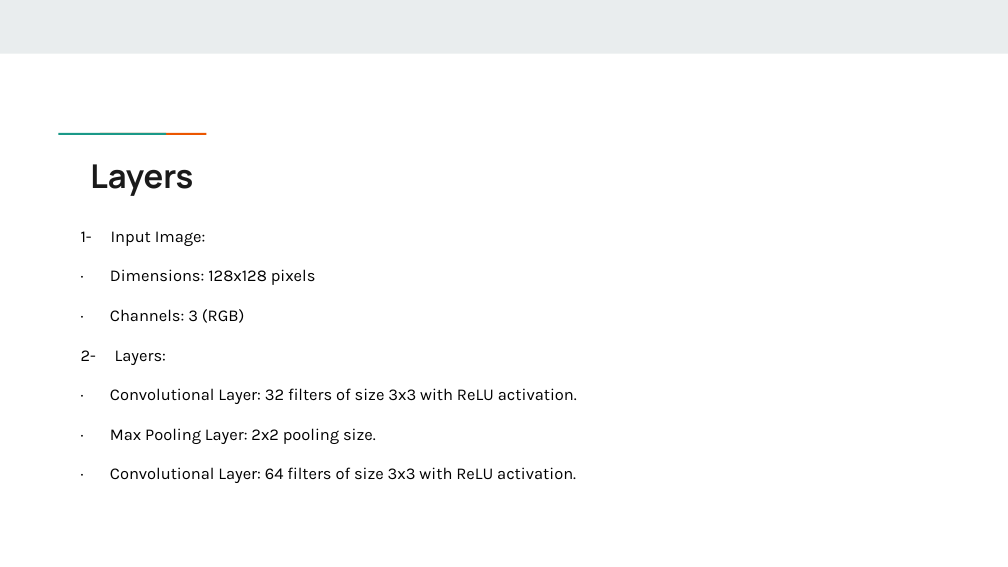
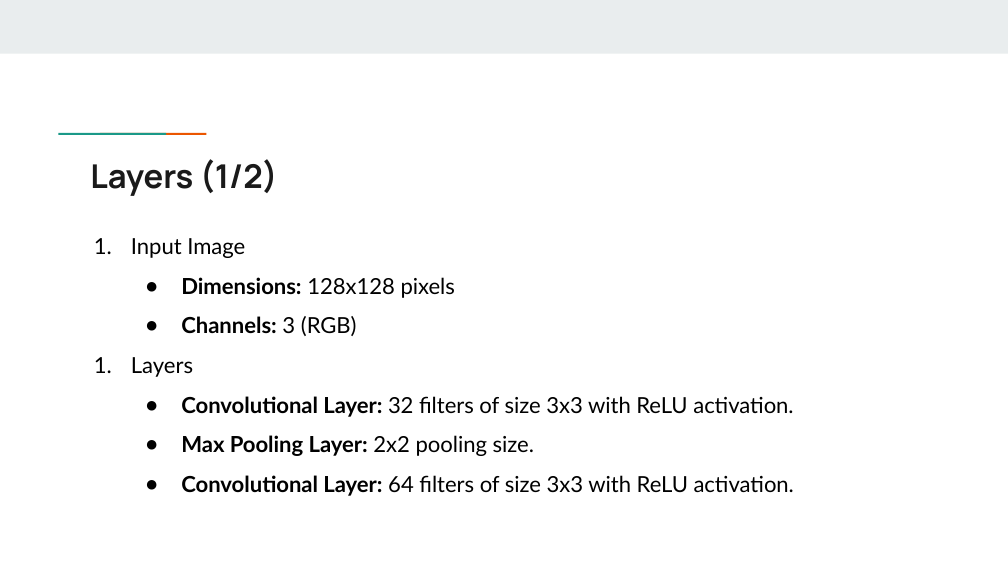
Before and after one commit to lisanvo/aai501-final-project, a slide deck: slide 18 of pptxslides.pptx (slide 16 before the commit). Drawn at 1008x567 pixels with LibreOffice and Linux fonts; fonts in the diff are those of the drawing. Boxes give left, top, right and bottom in pixels: in the first picture for what was removed or moved away, otherwise in the second. Text is boxed around its words. In the diff, an @@ line names an element or a change of style, - is before the commit and + after.

```diff
--- a/pptxslides.pptx
+++ b/pptxslides.pptx
@@ title at (x1=90, y1=159, x2=278, y2=196): text changed @@
-Layers
+Layers (1/2)
@@ text at (x1=131, y1=238, x2=794, y2=496): text changed; size 11.8 to 15.8 pt; font Karla to Lato @@
-1- Input Image:
-· Dimensions: 128x128 pixels
-· Channels: 3 (RGB)
-2- Layers:
-· Convolutional Layer: 32 filters of size 3x3 with ReLU activation.
-· Max Pooling Layer: 2x2 pooling size.
-· Convolutional Layer: 64 filters of size 3x3 with ReLU activation.
+1. Input Image
+● Dimensions: 128x128 pixels
+● Channels: 3 (RGB)
+1. Layers
+● Convolutional Layer: 32 filters of size 3x3 with ReLU activation.
+● Max Pooling Layer: 2x2 pooling size.
+● Convolutional Layer: 64 filters of size 3x3 with ReLU activation.
```
Also in this commit, not shown: 5 other slides changed, 6 slides added, 2 slides removed, 49 other files.
